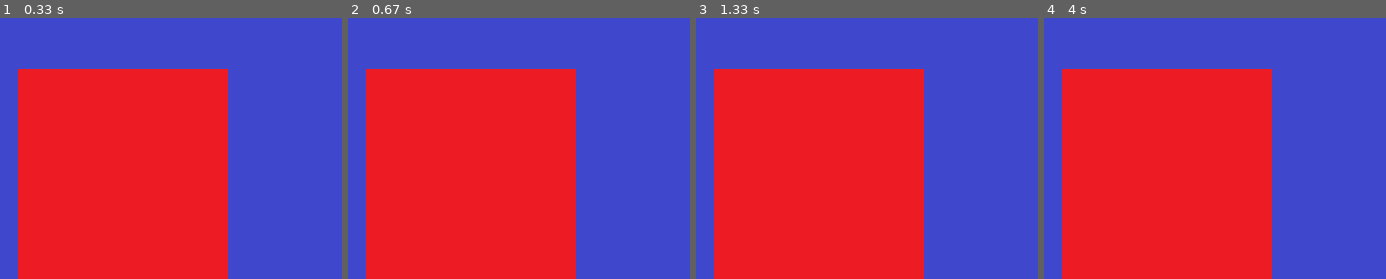
Above: before the commit, frames 1-4 (left to right).
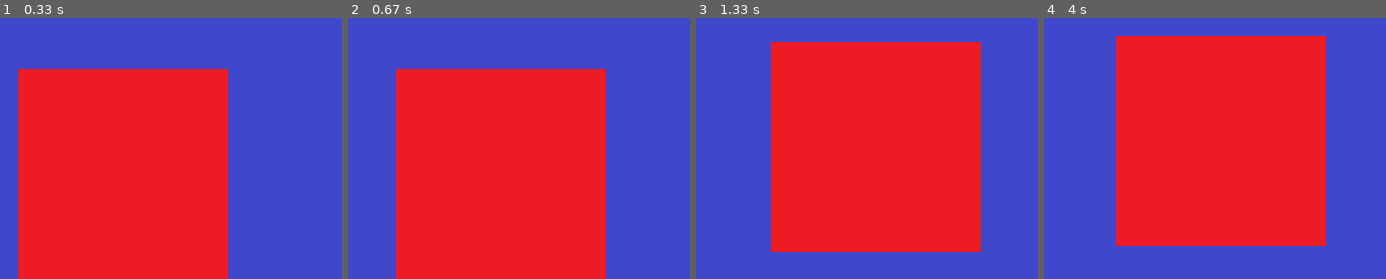
Above: after the commit, the same moments.

Repository: kyhyeok/python-game-pang
Game: pygame game, started from pygame_basic/1_create_frame.py
The game is run twice, just before and just after one commit, with the same random seed, the same clock (stepped at 60 frames per second) and the same inputs.
Inputs:
- Up to frame 1 (0.33 s): no input
- Up to frame 2 (0.67 s): hold Right from 0.33 s (still down)
- Up to frame 3 (1.33 s): release Right at 0.8 s; hold Up 0.83-1.13 s; hold Right from 1.17 s (still down)
- Up to frame 4 (4 s): release Right at 1.63 s; hold Left 1.67-2.2 s; hold Down 2.23-2.53 s; hold Left 2.57-2.97 s; hold Up 3-3.37 s; hold Right from 3.4 s (still down)

Frame 1 is identical in both runs. In frame 2, 14% of the frame differs, in the area x 5-76%, y 19-100%; in frame 3, 36%; in frame 4, 37%, in the area x 5-83%, y 6-100%.

Commit message:
키보드 이벤트

Diff:
--- a/pygame_basic/1_create_frame.py
+++ b/pygame_basic/1_create_frame.py
@@ -17,11 +17,44 @@
 character_x_position = (screen_width / 2) - (character_width / 2)
 character_y_position = screen_height - character_height
 
+to_x = 0
+to_y = 0
+move_value = 0.5
+
 running = True
 while running:
     for event in pygame.event.get():
         if event.type == pygame.QUIT:
             running = False
+
+        if event.type == pygame.KEYDOWN:
+            if event.key == pygame.K_LEFT:
+                to_x -= move_value
+            elif event.key == pygame.K_RIGHT:
+                to_x += move_value
+            elif event.key == pygame.K_UP:
+                to_y -= move_value
+            elif event.key == pygame.K_DOWN:
+                to_y += move_value
+
+        if event.type == pygame.KEYUP:
+            if event.key == pygame.K_LEFT or event.key == pygame.K_RIGHT:
+                to_x =0
+            elif event.key == pygame.K_UP or event.key == pygame.K_DOWN:
+                to_y = 0
+
+    character_x_position += to_x
+    character_y_position += to_y
+
+    if character_x_position < 0:
+        character_x_position = 0
+    elif character_x_position > screen_width - character_width:
+        character_x_position = screen_width - character_width
+
+    if character_y_position < 0:
+        character_y_position = 0
+    elif character_y_position > screen_height - character_height:
+        character_y_position = screen_height - character_height
 
     screen.blit(background, (0, 0))
 
